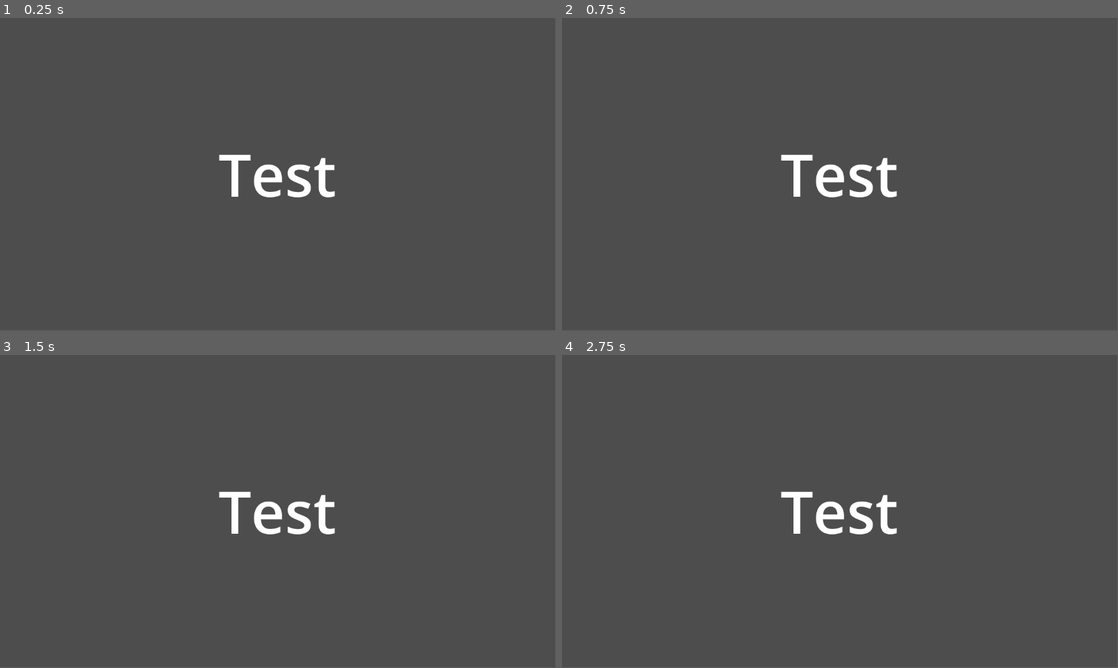
Above: before the commit, frames 1-4 (two rows, left to right).
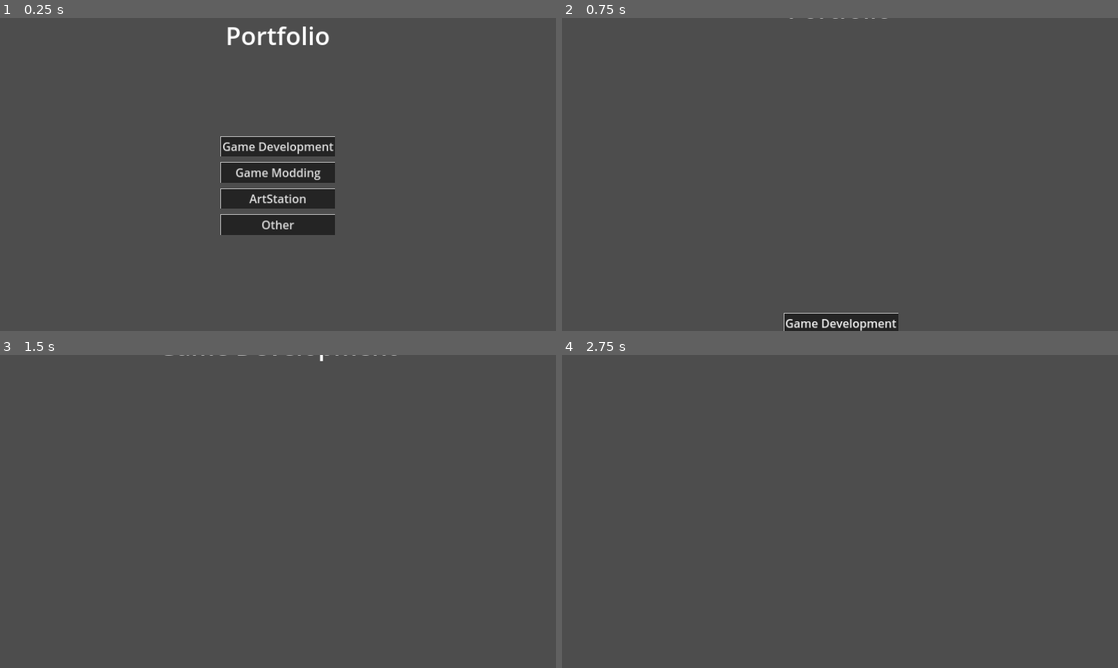
Above: after the commit, the same moments.

Repository: benjamin3033/portfolio
Game: Godot game, scene res://scenes/Main.tscn
The game is run twice, just before and just after one commit, with the same random seed, the same clock (stepped at 60 frames per second) and the same inputs. Before the commit the project starts from res://control.tscn.
Inputs (mouse positions are in pixels of both pictures, inside the frame that each line leads up to):
- Up to frame 1 (0.25 s): no input
- Up to frame 2 (0.75 s): click (840, 146) at 0.5 s, where only the run after the commit has a clickable "Game Development"
- Up to frame 3 (1.5 s): click (50, 646) at 1.25 s, where only the run after the commit has a clickable "Back"
- Up to frame 4 (2.75 s): click (840, 508) at 2 s, where only the run after the commit has a clickable "Game Modding"
In our replay, the window is 799x449 before the commit and 800x450 after it. These sizes can differ from the game's own. Grey fills any space a smaller window leaves; there, only what the larger window draws over its background counts as a difference.

The runs differ from the first frame. In frame 1, 5.8% of the frame differs, in the area x 39-61%, y 2-70%; in frame 2, 2.2%; in frame 3, 1.1%; in frame 4, 1.1%.

Commit message:
changes

Diff:
--- a/project/control.tscn
+++ /dev/null
@@ -1,21 +0,0 @@
-[gd_scene format=3 uid="uid://ddaglv0nuoyi6"]
-
-[node name="Control" type="Control"]
-layout_mode = 3
-anchors_preset = 15
-anchor_right = 1.0
-anchor_bottom = 1.0
-grow_horizontal = 2
-grow_vertical = 2
-
-[node name="Label" type="Label" parent="."]
-layout_mode = 1
-anchors_preset = 15
-anchor_right = 1.0
-anchor_bottom = 1.0
-grow_horizontal = 2
-grow_vertical = 2
-theme_override_font_sizes/font_size = 121
-text = "Test"
-horizontal_alignment = 1
-vertical_alignment = 1
--- a/project/icon.svg
+++ /dev/null
@@ -1 +0,0 @@
-<svg height="128" width="128" xmlns="http://www.w3.org/2000/svg"><rect x="2" y="2" width="124" height="124" rx="14" fill="#363d52" stroke="#212532" stroke-width="4"/><g transform="scale(.101) translate(122 122)"><g fill="#fff"><path d="M105 673v33q407 354 814 0v-33z"/><path d="m105 673 152 14q12 1 15 14l4 67 132 10 8-61q2-11 15-15h162q13 4 15 15l8 61 132-10 4-67q3-13 15-14l152-14V427q30-39 56-81-35-59-83-108-43 20-82 47-40-37-88-64 7-51 8-102-59-28-123-42-26 43-46 89-49-7-98 0-20-46-46-89-64 14-123 42 1 51 8 102-48 27-88 64-39-27-82-47-48 49-83 108 26 42 56 81zm0 33v39c0 276 813 276 814 0v-39l-134 12-5 69q-2 10-14 13l-162 11q-12 0-16-11l-10-65H446l-10 65q-4 11-16 11l-162-11q-12-3-14-13l-5-69z" fill="#478cbf"/><path d="M483 600c0 34 58 34 58 0v-86c0-34-58-34-58 0z"/><circle cx="725" cy="526" r="90"/><circle cx="299" cy="526" r="90"/></g><g fill="#414042"><circle cx="307" cy="532" r="60"/><circle cx="717" cy="532" r="60"/></g></g></svg>
--- a/project/project.godot
+++ b/project/project.godot
@@ -11,6 +11,11 @@
 [application]
 
 config/name="Portfolio"
-run/main_scene="res://control.tscn"
+run/main_scene="res://scenes/Main.tscn"
 config/features=PackedStringArray("4.2", "Forward Plus")
-config/icon="res://icon.svg"
+
+[display]
+
+window/size/viewport_width=1920
+window/size/viewport_height=1080
+window/stretch/mode="canvas_items"
--- /dev/null
+++ b/project/scenes/Main.tscn
@@ -0,0 +1,105 @@
+[gd_scene load_steps=4 format=3 uid="uid://cyqxmwqu2cl0s"]
+
+[ext_resource type="Script" path="res://scripts/Main Menu.gd" id="1_3wqkq"]
+[ext_resource type="Theme" uid="uid://dead0m1eas4n" path="res://themes/menu_buttons.tres" id="1_go8je"]
+[ext_resource type="Script" path="res://scripts/Game Development.gd" id="3_v448c"]
+
+[node name="UI" type="Control"]
+layout_mode = 3
+anchors_preset = 15
+anchor_right = 1.0
+anchor_bottom = 1.0
+grow_horizontal = 2
+grow_vertical = 2
+mouse_filter = 2
+
+[node name="Title" type="Label" parent="."]
+layout_mode = 1
+anchors_preset = 10
+anchor_right = 1.0
+offset_bottom = 118.0
+grow_horizontal = 2
+theme_override_font_sizes/font_size = 86
+text = "Portfolio"
+horizontal_alignment = 1
+
+[node name="BackButton" type="Button" parent="."]
+layout_mode = 1
+anchors_preset = 2
+anchor_top = 1.0
+anchor_bottom = 1.0
+offset_left = 70.0
+offset_top = 41.0
+offset_right = 263.0
+offset_bottom = 108.0
+grow_vertical = 0
+theme = ExtResource("1_go8je")
+text = "Back"
+
+[node name="Main Menu" type="Control" parent="." node_paths=PackedStringArray("button_container", "title_label", "game_development_control")]
+layout_mode = 1
+anchors_preset = 15
+anchor_right = 1.0
+anchor_bottom = 1.0
+grow_horizontal = 2
+grow_vertical = 2
+mouse_filter = 2
+script = ExtResource("1_3wqkq")
+button_container = NodePath("VBoxContainer")
+title_label = NodePath("../Title")
+game_development_control = NodePath("../Game Development")
+
+[node name="VBoxContainer" type="VBoxContainer" parent="Main Menu"]
+layout_mode = 1
+anchors_preset = 8
+anchor_left = 0.5
+anchor_top = 0.5
+anchor_right = 0.5
+anchor_bottom = 0.5
+offset_left = -194.5
+offset_top = -132.0
+offset_right = 194.5
+offset_bottom = 222.366
+grow_horizontal = 2
+grow_vertical = 2
+theme_override_constants/separation = 20
+
+[node name="GameDevelopment" type="Button" parent="Main Menu/VBoxContainer"]
+layout_mode = 2
+theme = ExtResource("1_go8je")
+text = "Game Development"
+
+[node name="Game Modding" type="Button" parent="Main Menu/VBoxContainer"]
+layout_mode = 2
+theme = ExtResource("1_go8je")
+text = "Game Modding"
+
+[node name="Artstation" type="Button" parent="Main Menu/VBoxContainer"]
+layout_mode = 2
+theme = ExtResource("1_go8je")
+text = "ArtStation"
+
+[node name="Other" type="Button" parent="Main Menu/VBoxContainer"]
+layout_mode = 2
+theme = ExtResource("1_go8je")
+text = "Other"
+
+[node name="Game Development" type="Control" parent="." node_paths=PackedStringArray("title_label", "back_button", "main_menu_control")]
+layout_mode = 1
+anchors_preset = 15
+anchor_right = 1.0
+anchor_bottom = 1.0
+grow_horizontal = 2
+grow_vertical = 2
+mouse_filter = 2
+script = ExtResource("3_v448c")
+title_label = NodePath("../Title")
+back_button = NodePath("../BackButton")
+main_menu_control = NodePath("../Main Menu")
+back_button_end_position = Vector2(70, 970)
+
+[connection signal="pressed" from="BackButton" to="Game Development" method="_on_back_button_pressed"]
+[connection signal="pressed" from="Main Menu/VBoxContainer/GameDevelopment" to="Main Menu" method="_on_game_development_pressed"]
+[connection signal="pressed" from="Main Menu/VBoxContainer/Game Modding" to="Main Menu" method="_on_game_modding_pressed"]
+[connection signal="pressed" from="Main Menu/VBoxContainer/Artstation" to="Main Menu" method="_on_artstation_pressed"]
+[connection signal="pressed" from="Main Menu/VBoxContainer/Other" to="Main Menu" method="_on_other_pressed"]
--- /dev/null
+++ b/project/scripts/Game Development.gd
@@ -0,0 +1,28 @@
+extends Control
+
+
+@export var title_label : Label
+@export var back_button : Button
+@export var main_menu_control : Control
+
+@export var title_end_position : Vector2
+@export var back_button_end_position : Vector2
+
+func show_screen():
+	title_label.text = "Game Development"
+	var tween = get_tree().create_tween().set_ease(Tween.EASE_OUT).set_trans(Tween.TRANS_CUBIC)
+	tween.tween_property(title_label, "position", title_end_position, 0.2)
+	tween.parallel().tween_property(back_button, "position", back_button_end_position, 0.2)
+	await get_tree().create_timer(0.2).timeout
+
+
+func _on_back_button_pressed():
+	await hide_screen()
+	main_menu_control.show_screen()
+
+
+func hide_screen():
+	var tween = get_tree().create_tween().set_ease(Tween.EASE_IN).set_trans(Tween.TRANS_CUBIC)
+	tween.tween_property(title_label, "position", Vector2(0, -120), 0.2)
+	tween.parallel().tween_property(back_button, "position", Vector2(70, 1121), 0.2)
+	await get_tree().create_timer(0.2).timeout
--- /dev/null
+++ b/project/scripts/Main Menu.gd
@@ -0,0 +1,40 @@
+extends Control
+
+
+@export var button_container : VBoxContainer
+@export var title_label : Label
+
+@export_category("Pages")
+@export var game_development_control : Control
+
+
+func _on_game_development_pressed():
+	await hide_main_menu()
+	game_development_control.show_screen()
+
+
+func _on_game_modding_pressed():
+	hide_main_menu()
+
+
+func _on_artstation_pressed():
+	OS.shell_open("https://www.artstation.com/benjaminsaddler")
+
+
+func _on_other_pressed():
+	hide_main_menu()
+
+
+func hide_main_menu():
+	var tween = get_tree().create_tween().set_ease(Tween.EASE_IN).set_trans(Tween.TRANS_CUBIC)
+	tween.tween_property(button_container, "position", Vector2(765.5, 1200), 0.2)
+	tween.parallel().tween_property(title_label, "position", Vector2(0, -120), 0.2)
+	await get_tree().create_timer(0.2).timeout
+
+
+func show_screen():
+	title_label.text = "Portfolio"
+	var tween = get_tree().create_tween().set_ease(Tween.EASE_OUT).set_trans(Tween.TRANS_CUBIC)
+	tween.tween_property(button_container, "position", Vector2(765.5, 408), 0.2)
+	tween.parallel().tween_property(title_label, "position", Vector2(0, 0), 0.2)
+	await get_tree().create_timer(0.2).timeout
--- /dev/null
+++ b/project/themes/menu_buttons.tres
@@ -0,0 +1,67 @@
+[gd_resource type="Theme" load_steps=6 format=3 uid="uid://dead0m1eas4n"]
+
+[sub_resource type="StyleBoxFlat" id="StyleBoxFlat_l4g5g"]
+content_margin_left = 6.0
+content_margin_top = 6.0
+content_margin_right = 6.0
+content_margin_bottom = 6.0
+bg_color = Color(0.140447, 0.140447, 0.140447, 1)
+border_width_left = 2
+border_width_top = 2
+border_color = Color(0.755386, 0.755386, 0.755386, 1)
+
+[sub_resource type="StyleBoxFlat" id="StyleBoxFlat_qv521"]
+content_margin_left = 6.0
+content_margin_top = 6.0
+content_margin_right = 6.0
+content_margin_bottom = 6.0
+bg_color = Color(0.140447, 0.140447, 0.140447, 1)
+border_width_left = 2
+border_width_top = 2
+border_color = Color(0.755386, 0.755386, 0.755386, 1)
+
+[sub_resource type="StyleBoxFlat" id="StyleBoxFlat_qet8w"]
+content_margin_left = 6.0
+content_margin_top = 6.0
+content_margin_right = 6.0
+content_margin_bottom = 6.0
+bg_color = Color(0.26779, 0.26779, 0.26779, 1)
+border_width_left = 2
+border_width_top = 2
+border_color = Color(0.755386, 0.755386, 0.755386, 1)
+
+[sub_resource type="StyleBoxFlat" id="StyleBoxFlat_3xxwl"]
+content_margin_left = 6.0
+content_margin_top = 6.0
+content_margin_right = 6.0
+content_margin_bottom = 6.0
+bg_color = Color(0.140447, 0.140447, 0.140447, 1)
+border_width_left = 2
+border_width_top = 2
+border_color = Color(0.755386, 0.755386, 0.755386, 1)
+
+[sub_resource type="StyleBoxFlat" id="StyleBoxFlat_fxy1k"]
+content_margin_left = 6.0
+content_margin_top = 6.0
+content_margin_right = 6.0
+content_margin_bottom = 6.0
+bg_color = Color(0.26779, 0.26779, 0.26779, 1)
+border_color = Color(0.755386, 0.755386, 0.755386, 1)
+
+[resource]
+default_font_size = 40
+Button/colors/icon_disabled_color = Color(1, 1, 1, 0.4)
+Button/colors/icon_focus_color = Color(1, 1, 1, 1)
+Button/colors/icon_hover_color = Color(1, 1, 1, 1)
+Button/colors/icon_hover_pressed_color = Color(1, 1, 1, 1)
+Button/colors/icon_normal_color = Color(1, 1, 1, 1)
+Button/colors/icon_pressed_color = Color(1, 1, 1, 1)
+Button/constants/h_separation = 0
+Button/constants/icon_max_width = 0
+Button/constants/outline_size = 0
+Button/font_sizes/font_size = 40
+Button/styles/disabled = SubResource("StyleBoxFlat_l4g5g")
+Button/styles/focus = SubResource("StyleBoxFlat_qv521")
+Button/styles/hover = SubResource("StyleBoxFlat_qet8w")
+Button/styles/normal = SubResource("StyleBoxFlat_3xxwl")
+Button/styles/pressed = SubResource("StyleBoxFlat_fxy1k")
Not shown, removed: project/icon.svg.import
